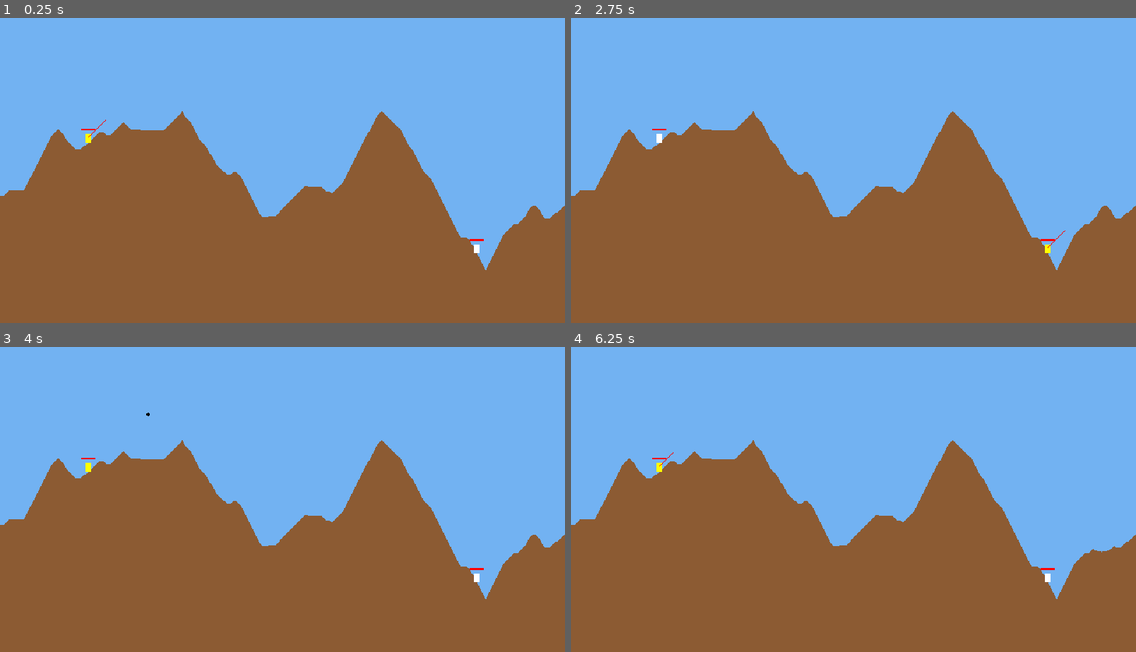
Above: before the commit, frames 1-4 (two rows, left to right).
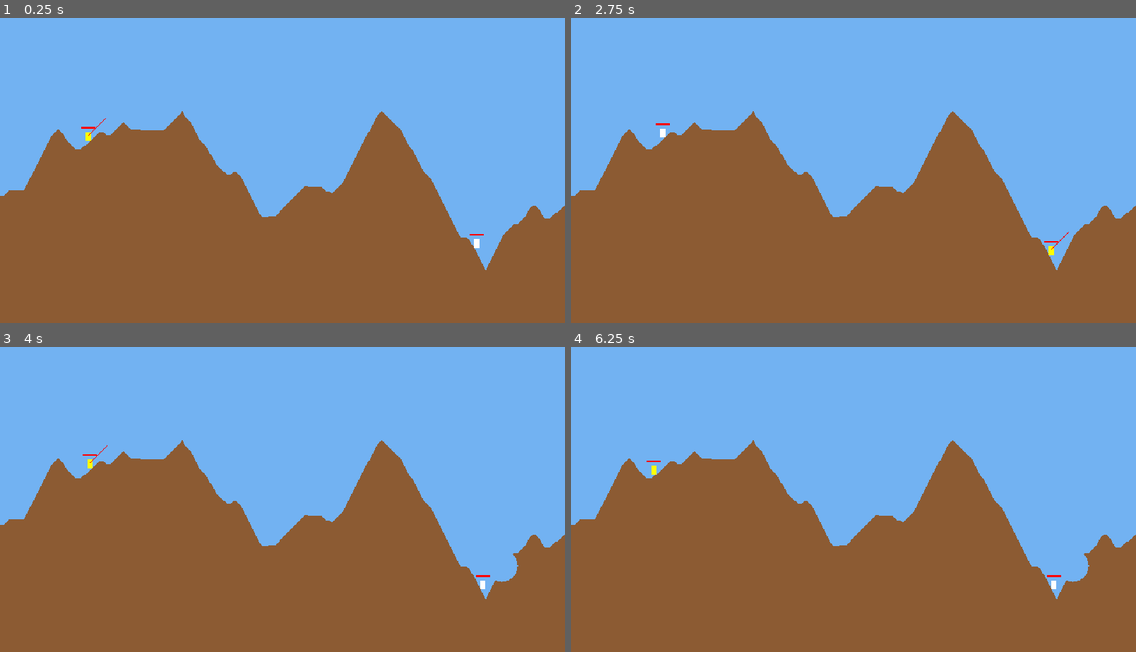
Above: after the commit, the same moments.

Repository: Badcrow3D/goats
Game: Godot game, scene res://main.tscn
Same seed, same stepped clock (60 frames per second), same inputs: the game is played once before the commit and once after it.
Inputs:
- Up to frame 1 (0.25 s): no input
- Up to frame 2 (2.75 s): tap Enter at 0.5 s; hold D 0.53-1.28 s; tap Space at 0.77, 1.52 s; hold Down 1.28-2.03 s; hold D from 2.03 s (still down)
- Up to frame 3 (4 s): release D at 2.78 s; hold W 2.78-3.53 s; tap Space at 3.02, 3.77 s; hold A from 3.53 s (still down)
- Up to frame 4 (6.25 s): tap Space at 4.52, 5.75, 6.02 s; release A at 5.03 s; hold Down 5.03-5.78 s; hold D from 5.78 s (still down)

The runs differ from the first frame. In frame 1, 0.1% of the frame differs, in the area x 14-86%, y 32-78%; in frame 2, 0.2%; in frame 3, 0.4%; in frame 4, 0.5%, in the area x 13-97%, y 34-80%.

Commit message:
Walking, falling, jumping

Diff:
--- a/main.gd
+++ b/main.gd
@@ -30,7 +30,12 @@
 	self.texture_filter = CanvasItem.TEXTURE_FILTER_NEAREST
 
 func _physics_process(_dt: float) -> void:
+	var dir := 0
 	if sim.state.mode == GameState.Mode.AIMING:
+		if Input.is_physical_key_pressed(KEY_A): dir -= 1
+		if Input.is_physical_key_pressed(KEY_D): dir += 1
+		sim.walk(dir)
+		if Input.is_physical_key_pressed(KEY_W): sim.jump(dir)
 		if Input.is_physical_key_pressed(KEY_LEFT):  angle = mini(angle + 1, 180)
 		if Input.is_physical_key_pressed(KEY_RIGHT): angle = maxi(angle - 1, 0)
 		if Input.is_physical_key_pressed(KEY_UP):    power = mini(power + 1, 100)
--- a/sim/player_data.gd
+++ b/sim/player_data.gd
@@ -1,10 +1,23 @@
 class_name PlayerData
 extends RefCounted
+
+## Body occupies columns [x-3, x+2] and rows [y-10, y-1]; the solid row at y is what it stands on.
+const BODY_W := 6
+const BODY_H := 10
+const BODY_HALF_W := 3
 
 var id: int
 var name: String
 var location: Vector2i   # pixel position (feet), in terrain coordinates
 var health: int
+var facing: int = 1      # -1 = left, 1 = right
+
+# Fall state (fixed-point, same scale as Projectile)
+var falling: bool = false
+var fall_vy: int = 0
+var fall_frac: int = 0
+var fall_vx: int = 0     # horizontal velocity while airborne (fixed-point)
+var fall_fx: int = 0     # horizontal sub-pixel remainder
 
 func _init(p_id: int, p_name: String, p_location: Vector2i, p_health: int = 100) -> void:
 	id = p_id
--- a/sim/projectile.gd
+++ b/sim/projectile.gd
@@ -21,7 +21,7 @@
 var vy: int
 var fuse: int          # ticks until detonation
 var bounces: int = 0
-var max_bounces: int = 4
+var max_bounces: int = 0 # old value 4
 var alive: bool = true
 
 func _init(px: int, py: int, p_vx_fp: int, p_vy_fp: int, p_fuse: int = 240) -> void:
--- a/sim/simulation.gd
+++ b/sim/simulation.gd
@@ -3,22 +3,41 @@
 ## Owns world + state and advances them with a fixed timestep.
 ## Call tick() from _physics_process (set physics ticks/sec = TICKS_PER_SECOND),
 ## or loop it yourself for headless tests / replays.
-## Record (tick, angle/velocity ints) of each fire() call to replay a game.
+## Record (tick, angle/velocity ints) of each fire() call, and (tick, dir) of each walk() call, to replay a game.
 
 const TICKS_PER_SECOND := 60
 const CRATER_RADIUS := 18
 const MAX_DAMAGE := 40
+
+const WALK_INTERVAL := 4        # ticks per pixel walked (30 px/s at 60 Hz)
+const MAX_STEP_UP := 2          # px climbed per step; 2 = ~63 degrees, use 1 for 45
+const MAX_STEP_DOWN := 2        # px followed down per step before a drop becomes a fall
+const MAX_FALL_FP := 8 << 16    # terminal velocity (8 px/tick)
+## Jump tuning, in hundredths of a pixel per tick (gravity is ~0.111 px/tick^2).
+## Apex height ~ Y^2 / (2 * g)   -> Y=200 gives ~18 px
+## Air time    ~ 2 * Y / g        -> Y=200 gives ~36 ticks
+## Distance    ~ X * air time     -> X=120 gives ~43 px
+const JUMP_SPEED_X := 90
+const JUMP_SPEED_Y := 210
+## Sideways speed for a jump with no direction held, in hundredths of a pixel per tick.
+## Distance ~ X * air time -> X=40 gives ~14 px with the default JUMP_SPEED_Y.
+const JUMP_STANDING_SPEED_X := 15
+const JUMP_STANDING_SPEED_Y := 20
 
 var world: WorldData
 var state := GameState.new()
 var projectile: Projectile = null
 var last_crater: Rect2i = Rect2i()   # for the view to redraw; size 0 = none
 var crater_dirty: bool = false
+var walk_cooldown: int = 0
 
 func _init(p_world: WorldData) -> void:
 	world = p_world
 	if not world.players.is_empty():
 		state.active_player = world.players[0].id
+	var width: int = world.current_level.collision_map.width
+	for p in world.players:
+		p.facing = 1 if p.location.x * 2 < width else -1
 
 ## Launch velocity is derived from angle/power with floats ONCE, then rounded to
 ## fixed-point ints. Store the ints if you need cross-machine replay.
@@ -29,21 +48,28 @@
 	var rad: float = deg_to_rad(float(angle_deg))
 	fire_fixed(roundi(cos(rad) * speed), roundi(-sin(rad) * speed))
 
-
 func fire_fixed(vx_fp: int, vy_fp: int) -> void:
 	if state.mode != GameState.Mode.AIMING:
 		return
 	var p := world.get_player(state.active_player)
+	if p.falling:
+		return
 	projectile = Projectile.new(p.location.x, p.location.y - 6, vx_fp, vy_fp)
 	state.mode = GameState.Mode.PROJECTILE_FLIGHT
 
 func tick() -> void:
 	state.simulation_step += 1
+	if walk_cooldown > 0:
+		walk_cooldown -= 1
 	match state.mode:
 		GameState.Mode.PROJECTILE_FLIGHT:
 			_tick_projectile()
 		GameState.Mode.TURN_END:
-			_next_turn()
+			# Let everyone land (e.g. after a crater) before the next turn.
+			if not world.players.any(func(p): return p.falling and p.health > 0):
+				_next_turn()
+	for p in world.players:
+		_settle_player(p)
 
 func _tick_projectile() -> void:
 	var terrain := world.current_level.collision_map
@@ -83,3 +109,126 @@
 			state.active_player = cand.id
 			break
 	state.mode = GameState.Mode.AIMING
+
+# ---------------------------------------------------------------- movement
+
+## dir: -1 = left, 1 = right, 0 = none. Call every tick the key is held.
+func walk(dir: int) -> void:
+	if state.mode != GameState.Mode.AIMING or dir == 0:
+		return
+	var p := world.get_player(state.active_player)
+	p.facing = signi(dir)
+	if walk_cooldown > 0 or p.falling:
+		return
+	var t := world.current_level.collision_map
+	var nx: int = p.location.x + signi(dir)
+	# Keep the whole body inside the world horizontally.
+	if nx - PlayerData.BODY_HALF_W < 0 or nx - PlayerData.BODY_HALF_W + PlayerData.BODY_W > t.width:
+		return
+	for up in range(0, MAX_STEP_UP + 1):
+		if _body_free(t, nx, p.location.y - up):
+			var ny: int = p.location.y - up
+			# Follow the slope down; anything bigger is left for _settle_player to turn into a fall.
+			var d := 0
+			while d < MAX_STEP_DOWN and not _supported(t, nx, ny):
+				ny += 1
+				d += 1
+			p.location = Vector2i(nx, ny)
+			walk_cooldown = WALK_INTERVAL
+			return
+	# No step height worked: too steep / wall, so the player is blocked.
+
+func _body_free(t: Terrain, x: int, y: int) -> bool:
+	return t.rect_is_free(x - PlayerData.BODY_HALF_W, y - PlayerData.BODY_H, PlayerData.BODY_W, PlayerData.BODY_H)
+
+## Supported = the body can't move down one more pixel.
+func _supported(t: Terrain, x: int, y: int) -> bool:
+	return not _body_free(t, x, y + 1)
+
+func _settle_player(p: PlayerData) -> void:
+	if p.health <= 0:
+		p.falling = false
+		return
+	var t := world.current_level.collision_map
+	if not p.falling:
+		# Embedded (e.g. spawned on a slope): pop up.
+		while p.location.y > 0 and not _body_free(t, p.location.x, p.location.y):
+			p.location.y -= 1
+		if _supported(t, p.location.x, p.location.y):
+			return
+		# Walked off a ledge or lost the ground: start falling with no velocity.
+		p.falling = true
+		p.fall_vx = 0
+		p.fall_vy = 0
+		p.fall_fx = 0
+		p.fall_frac = 0
+	_tick_airborne(p, t)
+	# Fell out the bottom of the world (crater reached the floor).
+	if p.location.y > t.height + PlayerData.BODY_H:
+		p.health = 0
+		p.falling = false
+
+## One tick of ballistic motion, moved one pixel at a time so nothing tunnels.
+## Vertical first, then horizontal, so a jump rises before it tries to cross a wall.
+func _tick_airborne(p: PlayerData, t: Terrain) -> void:
+	p.fall_vy = mini(p.fall_vy + Projectile.GRAVITY_FP, MAX_FALL_FP)
+	p.fall_fx += p.fall_vx
+	p.fall_frac += p.fall_vy
+	var sx: int = p.fall_fx >> Projectile.FP_SHIFT      # arithmetic shift: floors negatives
+	var sy: int = p.fall_frac >> Projectile.FP_SHIFT
+	p.fall_fx &= Projectile.ONE - 1
+	p.fall_frac &= Projectile.ONE - 1
+
+	# Vertical.
+	var iy: int = signi(sy)
+	for i in absi(sy):
+		if _body_free(t, p.location.x, p.location.y + iy):
+			p.location.y += iy
+		elif iy > 0:
+			# Landed.
+			p.falling = false
+			p.fall_vx = 0
+			p.fall_vy = 0
+			p.fall_fx = 0
+			p.fall_frac = 0
+			return
+		else:
+			p.fall_vy = 0     # bumped a ceiling
+			p.fall_frac = 0
+			break
+
+	# Horizontal.
+	var ix: int = signi(sx)
+	for i in absi(sx):
+		var nx: int = p.location.x + ix
+		var in_world: bool = nx - PlayerData.BODY_HALF_W >= 0 \
+			and nx - PlayerData.BODY_HALF_W + PlayerData.BODY_W <= t.width
+		if in_world and _body_free(t, nx, p.location.y):
+			p.location.x = nx
+		else:
+			# Blocked this tick. Keep the speed so we continue once above the obstacle,
+			# but drop the sub-pixel remainder so it can't build up while pressed against it.
+			p.fall_fx = 0
+			break
+
+## dir: -1 left, 1 right, 0 = hop forward in the facing direction. Record (tick, dir) for replays.
+func jump(dir: int) -> void:
+	if state.mode != GameState.Mode.AIMING:
+		return
+	var p := world.get_player(state.active_player)
+	if p.falling or p.health <= 0:
+		return
+	var d: int = signi(dir)
+	var speed_x: int = JUMP_SPEED_X
+	var speed_y: int = JUMP_SPEED_Y
+	if d == 0:
+		d = p.facing
+		speed_x = JUMP_STANDING_SPEED_X
+		speed_y += JUMP_STANDING_SPEED_Y
+	else:
+		p.facing = d
+	p.falling = true
+	p.fall_vx = d * speed_x * Projectile.ONE / 100
+	p.fall_vy = -speed_y * Projectile.ONE / 100
+	p.fall_fx = 0
+	p.fall_frac = 0
--- a/sim/terrain.gd
+++ b/sim/terrain.gd
@@ -68,3 +68,10 @@
 	for y in range(rect.position.y, rect.end.y):
 		for x in range(rect.position.x, rect.end.x):
 			img.set_pixel(x, y, terrain_color if mask[y * width + x] != 0 else background_color)
+
+func rect_is_free(x: int, y: int, w: int, h: int) -> bool:
+	for yy in range(y, y + h):
+		for xx in range(x, x + w):
+			if is_solid(xx, yy):
+				return false
+	return true
